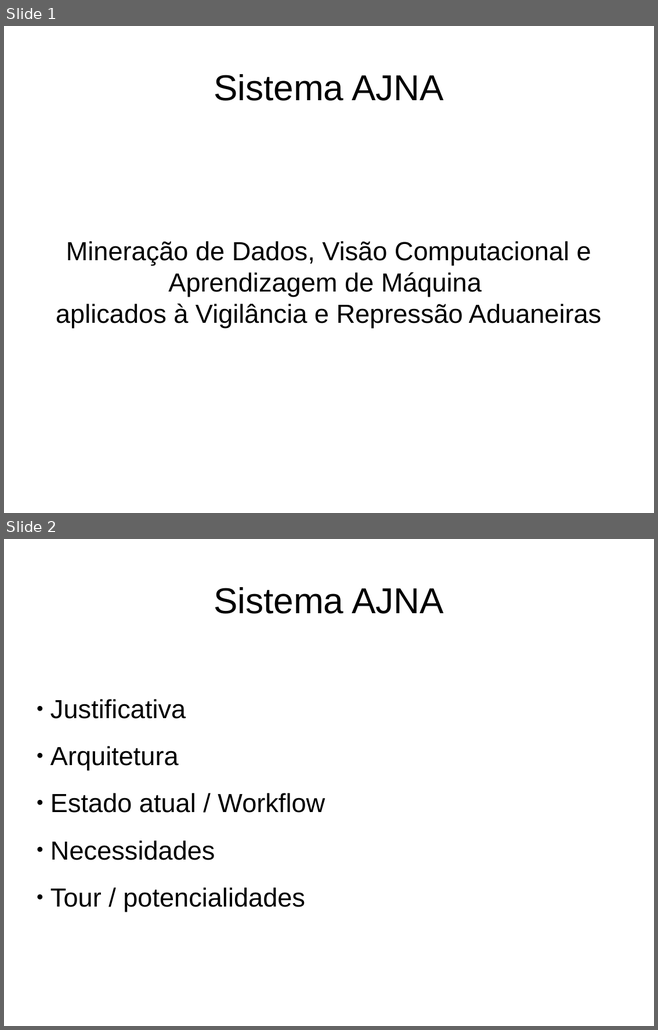
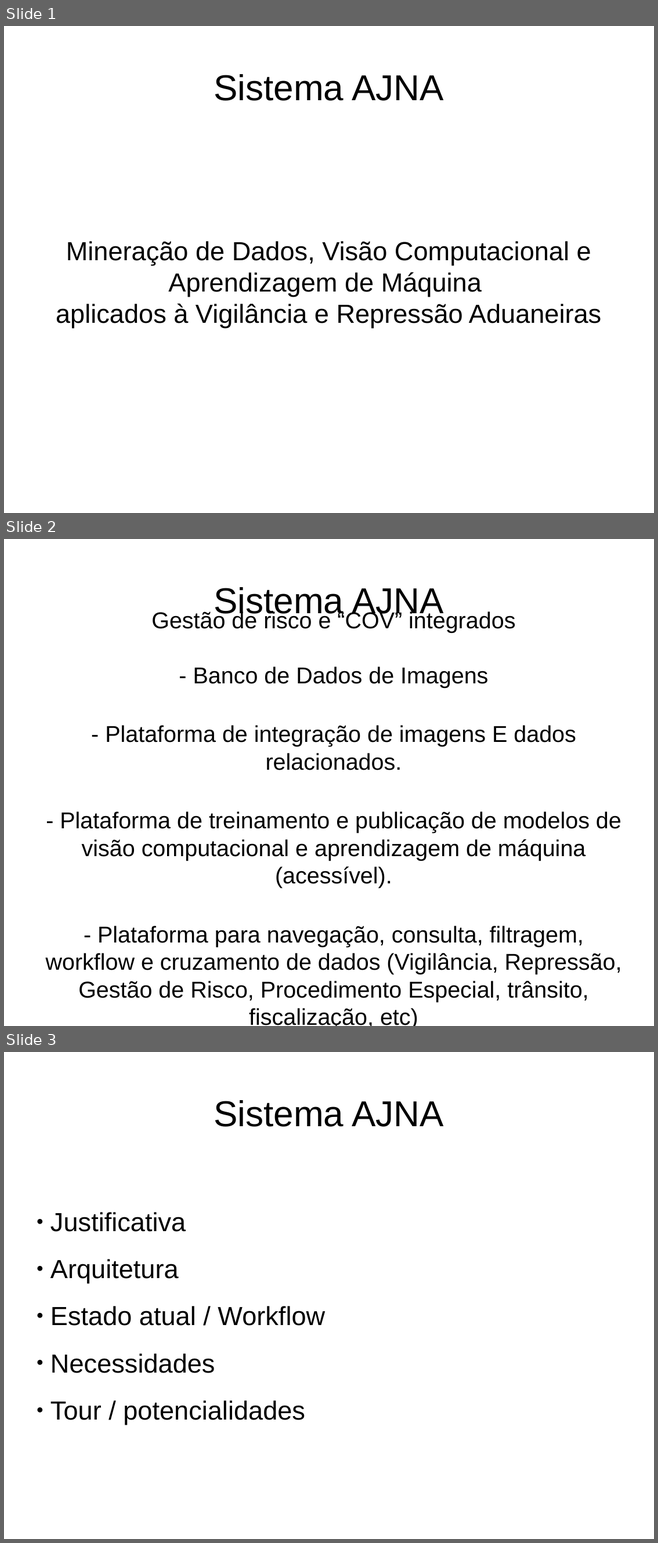
Before and after one commit to IvanBrasilico/ajna_docs, a slide deck: notebooks/Apresentacao201904(Gerencial).odp. Shown one above the other, each under a label of ours: slides 1 and 2 before the commit, slides 1, 2 and 3 after it. The pictures are 658x1030 and 658x1543 pixels, drawn with LibreOffice and Linux fonts; fonts in the diff are those of the drawing. Boxes give left, top, right and bottom in pixels: in the first picture for what was removed or moved away, otherwise in the second. Text is boxed around its words. In the diff, an @@ line names an element or a change of style, - is before the commit and + after.

```diff
--- a/notebooks/Apresentacao201904(Gerencial).odp
+++ b/notebooks/Apresentacao201904(Gerencial).odp
@@ slide 2 added at [4,539,654,1026], background #FFFFFF @@
@@ title added at [213,587,444,620], 44 pt, text #000000 @@
+Sistema AJNA
@@ subtitle added at [46,610,622,1026], 28 pt, text #000000 @@
+Gestão de risco e “COV” integrados
+- Banco de Dados de Imagens
+- Plataforma de integração de imagens E dados relacionados.
+- Plataforma de treinamento e publicação de modelos de visão computacional e aprendizagem de máquina (acessível).
+- Plataforma para navegação, consulta, filtragem, workflow e cruzamento de dados (Vigilância, Repressão, Gestão de Risco, Procedimento Especial, trânsito, fiscalização, etc)
@@ what was slide 2 is now slide 3 @@
```
Also in this commit, not shown: 3 slides changed, 1 other file.
